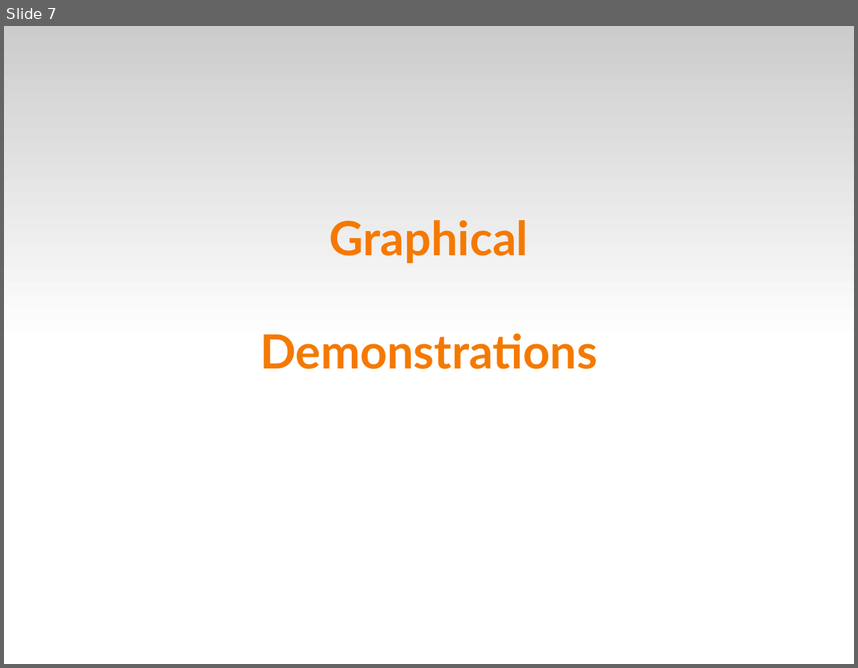
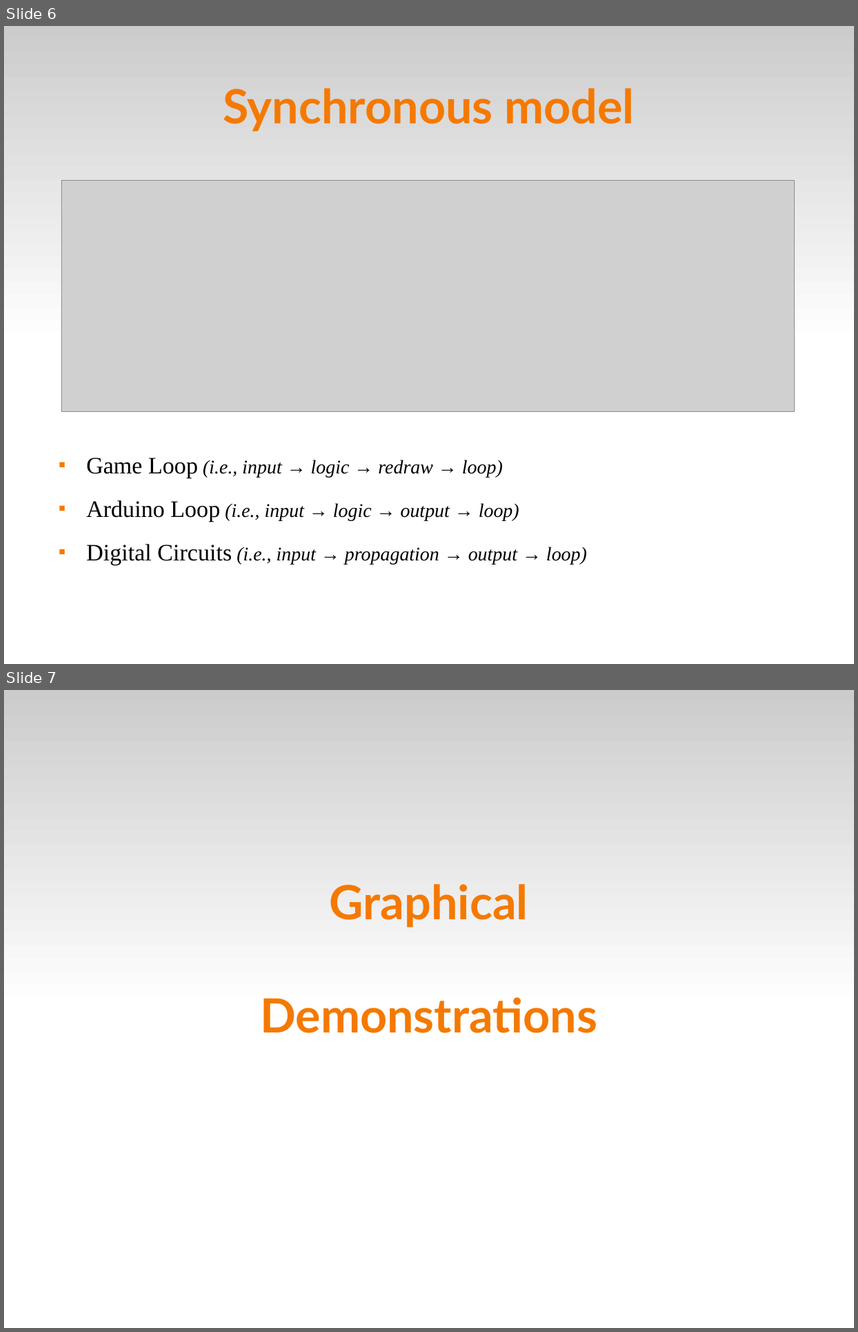
Before and after one commit to fsantanna-no/ceu-docs, a slide deck: ceu_stl.odp. Shown one above the other, each under a label of ours: slide 7 before the commit, slides 6 and 7 after it. The pictures are 858x668 and 858x1332 pixels, drawn with LibreOffice and Linux fonts; fonts in the diff are those of the drawing; grey boxes stand for pictures. Boxes give left, top, right and bottom in pixels: in the first picture for what was removed or moved away, otherwise in the second. Text is boxed around its words. In the diff, an @@ line names an element or a change of style, - is before the commit and + after.

```diff
--- a/ceu_stl.odp
+++ b/ceu_stl.odp
@@ slide 6 added at bbox=[4, 26, 854, 664], background #FFFFFF; not listed: 1 template element that a slide beside it also shows @@
@@ title added at bbox=[223, 88, 634, 132], 44 pt, text #F57900, bold @@
+Synchronous model
@@ picture added at bbox=[62, 181, 795, 412] @@
@@ text added at bbox=[86, 457, 587, 565], 18 pt, text #000000, italic @@
+■ Game Loop (i.e., input → logic → redraw → loop)
+■ Arduino Loop (i.e., input → logic → output → loop)
+■ Digital Circuits (i.e., input → propagation → output → loop)
```
Also in this commit, not shown: 9 slides changed, 1 other slide added, 1 slide removed, 3 other files.
